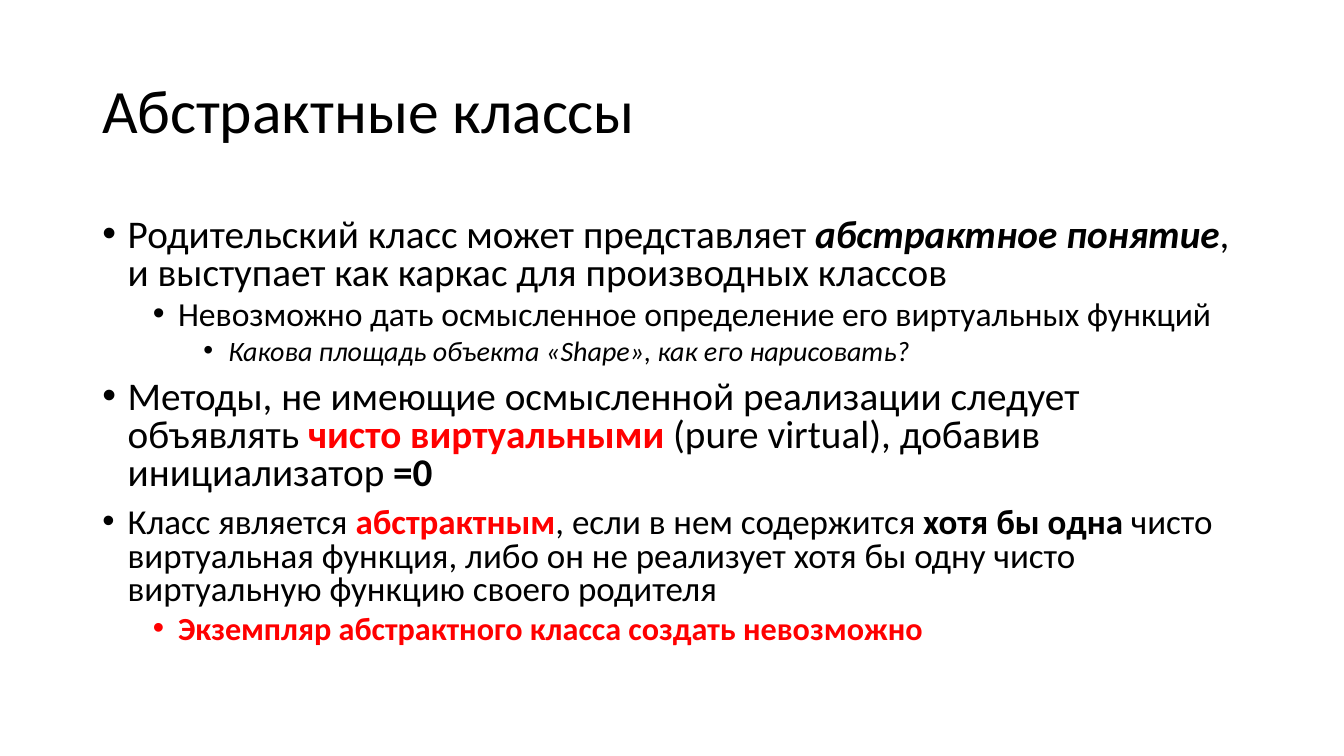
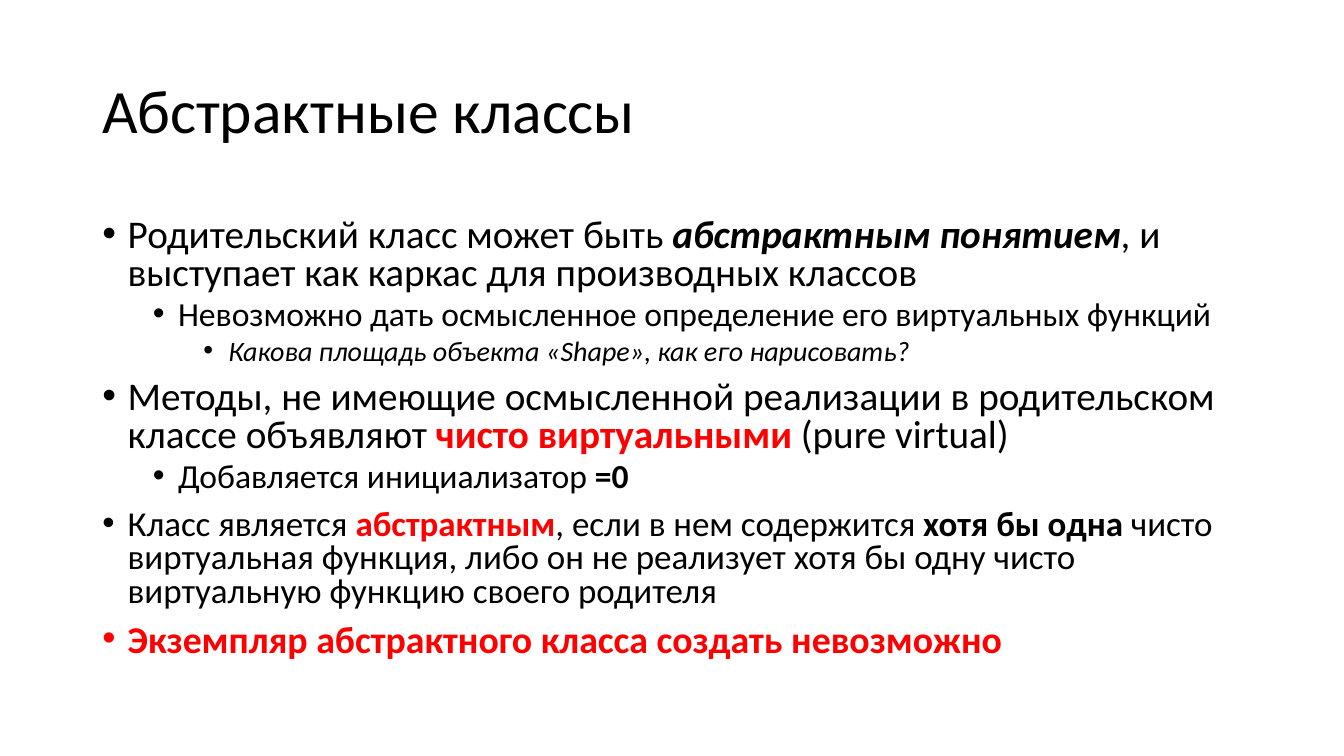
Before and after one commit to alexey-malov/oop, a slide deck: slide 86 of lectures/03/Наследование и полиморфизм.pptx (slide 87 before the commit). Drawn at 1344x756 pixels with LibreOffice and Linux fonts; fonts in the diff are those of the drawing. Boxes give left, top, right and bottom in pixels: in the first picture for what was removed or moved away, otherwise in the second. Text is boxed around its words. In the diff, an @@ line names an element or a change of style, - is before the commit and + after.

```diff
--- a/lectures/03/Наследование и полиморфизм.pptx
+++ b/lectures/03/Наследование и полиморфизм.pptx
@@ text at bbox=[128, 221, 1160, 293]: text changed @@
-• Родительский класс может представляет абстрактное понятие, и выступает как каркас для производных классов
+• Родительский класс может быть абстрактным понятием, и выступает как каркас для производных классов
@@ text at bbox=[128, 383, 1214, 494]: text changed @@
-• Методы, не имеющие осмысленной реализации следует объявлять чисто виртуальными (pure virtual), добавив инициализатор =0
+• Методы, не имеющие осмысленной реализации в родительском классе объявляют чисто виртуальными (pure virtual)
+  • Добавляется инициализатор =0
@@ text at bbox=[128, 627, 1002, 659]: size 23 to 27 pt in "Экземпляр абстрактного класса создать невозможно"; list level 2 to 1 in "Экземпляр абстрактного класса создать невозможно" @@
```
Also in this commit, not shown: 8 other slides changed, 9 slides added, 8 slides removed, 11 other files.
